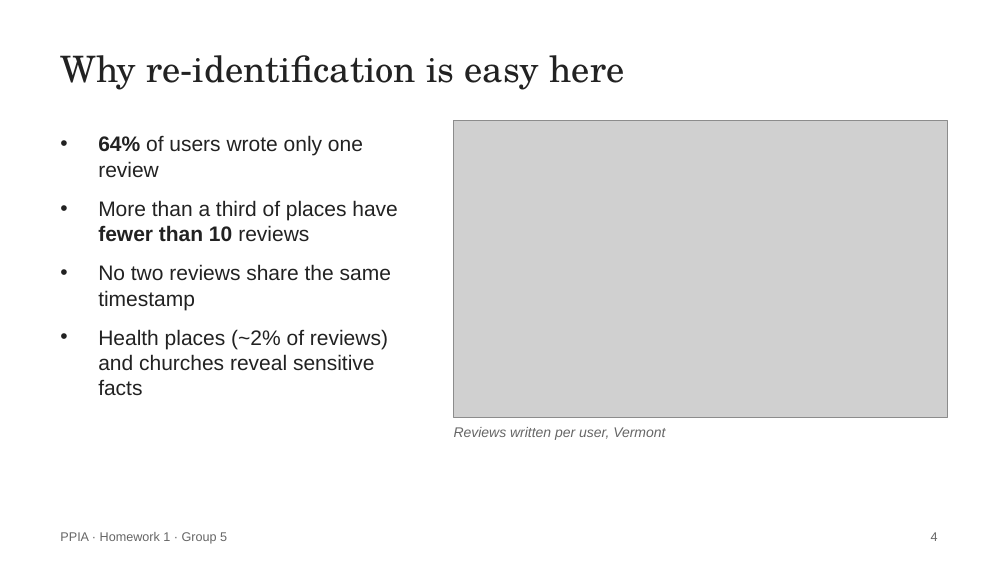
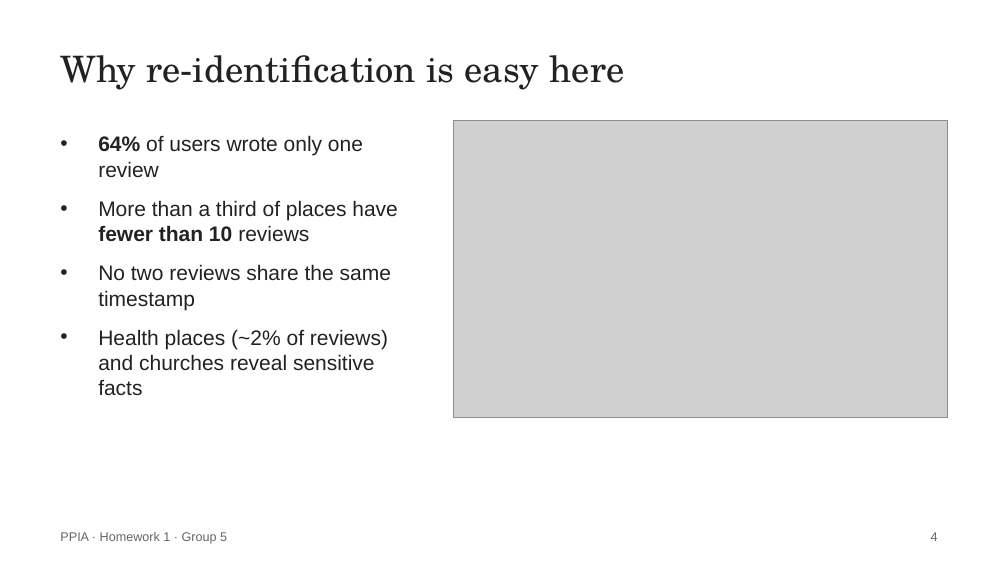
Before and after one commit to IvanRadovanovic113/PPIA_HW1, a slide deck: slide 4 of paper_and_presentation/PPIA_HW1_presentation_v1.pptx. Drawn at 1008x567 pixels with LibreOffice and Linux fonts; fonts in the diff are those of the drawing; grey boxes stand for pictures. Boxes give left, top, right and bottom in pixels: in the first picture for what was removed or moved away, otherwise in the second. Text is boxed around its words. In the diff, an @@ line names an element or a change of style, - is before the commit and + after.

```diff
--- a/paper_and_presentation/PPIA_HW1_presentation_v1.pptx
+++ b/paper_and_presentation/PPIA_HW1_presentation_v1.pptx
@@ text removed at (454, 427, 665, 440) @@
-Reviews written per user, Vermont
```
Also in this commit, not shown: 4 other slides changed, 1 other file.
